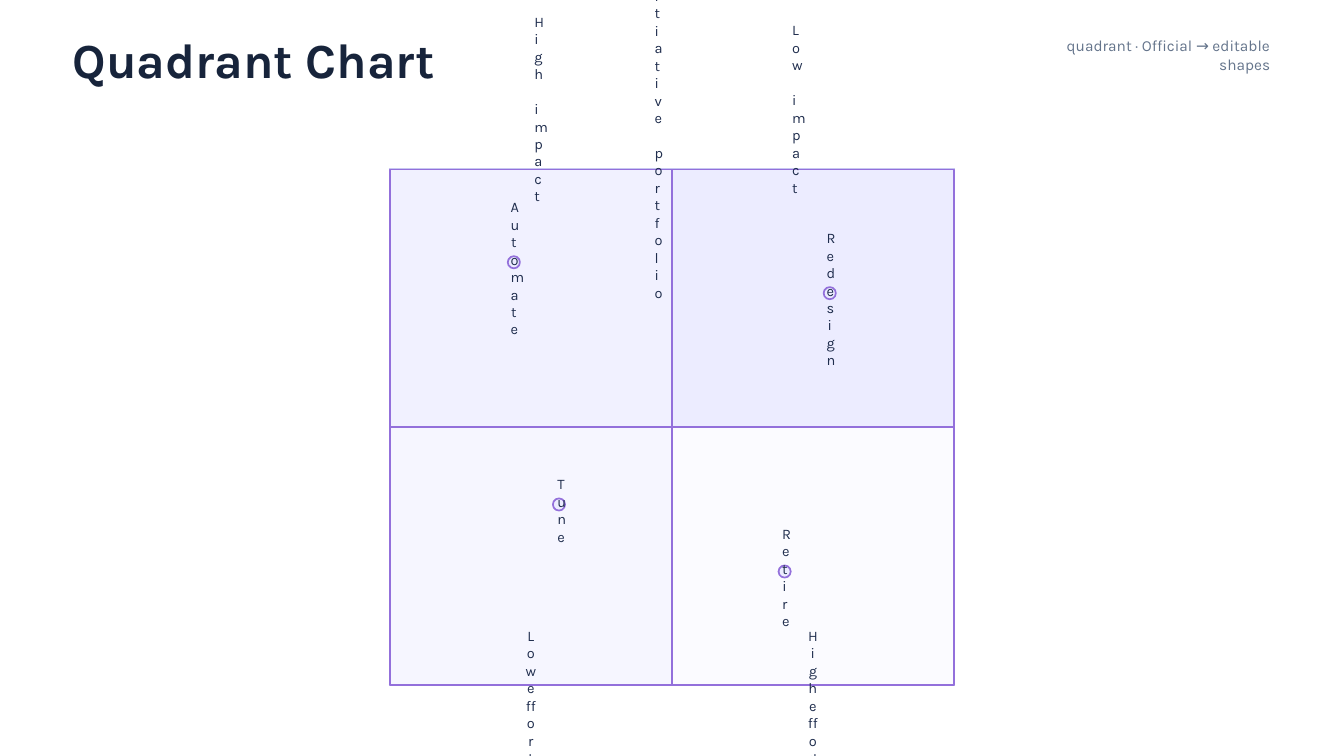
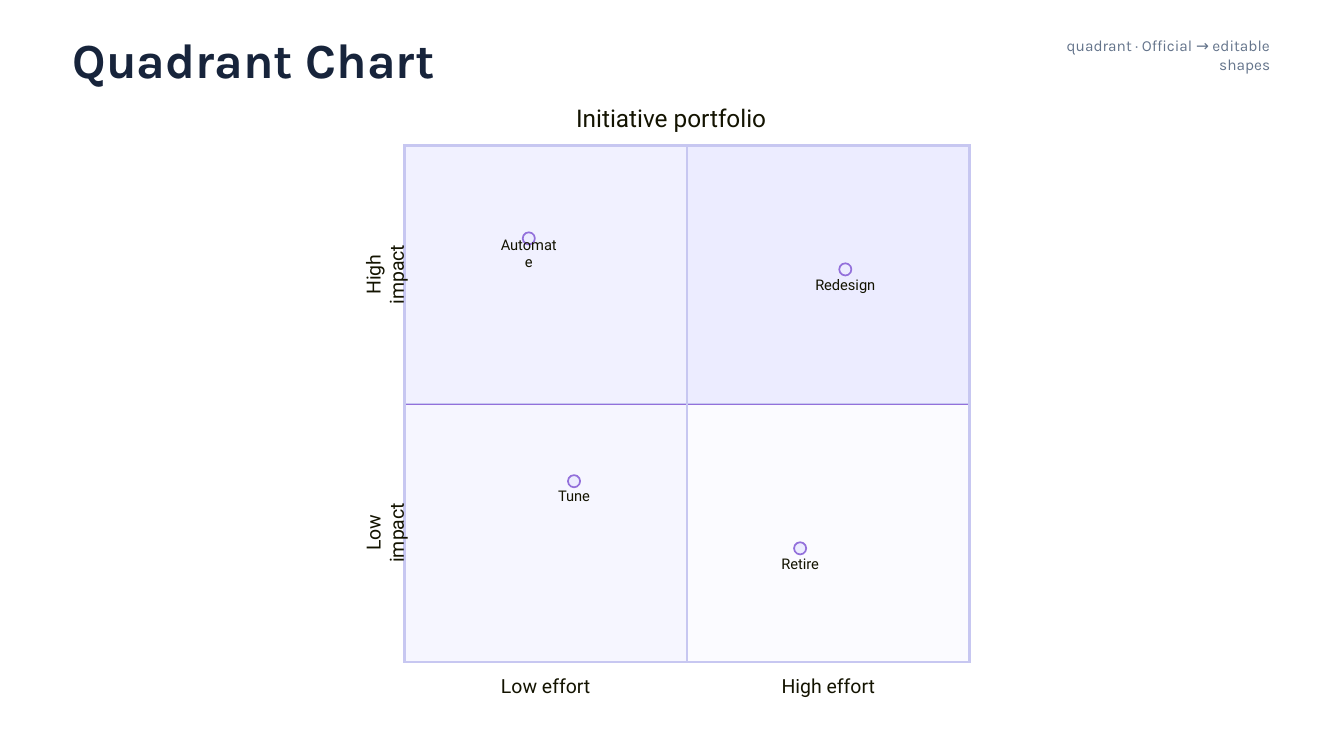
Before and after one commit to sci-gen/diagram-pptx, a slide deck: slide 10 of examples/mermaid-syntax/mermaid-11.16-gallery.pptx. Drawn at 1344x756 pixels with LibreOffice and Linux fonts; fonts in the diff are those of the drawing. Boxes give left, top, right and bottom in pixels: in the first picture for what was removed or moved away, otherwise in the second. Text is boxed around its words. In the diff, an @@ line names an element or a change of style, - is before the commit and + after.

```diff
--- a/examples/mermaid-syntax/mermaid-11.16-gallery.pptx
+++ b/examples/mermaid-syntax/mermaid-11.16-gallery.pptx
@@ text "Initiative portfolio": place and size @@
-text "Initiative portfolio" at (643,125,670,127)
+text "Initiative portfolio" at (576,108,766,132)
@@ text "Initiative portfolio" at (576,108,766,132): size 10.4 to 17.4 pt, font Karla to Roboto, text colour #1F2D4D to #131300 @@
@@ 6 lines, 4 rectangles, 2 ellipses: place and size @@
-6 lines, 4 rectangles, 2 ellipses at (388,169,956,686)
+6 lines, 4 rectangles, 2 ellipses at (403,145,971,662)
@@ text "High impact" at (360,251,410,303): size 10.4 to 13.9 pt, font Karla to Roboto, text colour #1F2D4D to #131300; rotation 0 to 270 degrees @@
@@ text "High impact": place and size @@
-text "High impact" at (534,103,536,115)
+text "High impact" at (360,251,410,303)
@@ text "Automate": place and size @@
-text "Automate" at (511,267,517,268)
+text "Automate" at (499,245,559,262)
@@ ellipse: place and size @@
-ellipse at (554,498,566,510)
+ellipse at (840,263,852,275)
@@ text "Redesign": place and size @@
-text "Redesign" at (827,298,833,299)
+text "Redesign" at (815,276,875,293)
@@ ellipse: place and size @@
-ellipse at (824,287,836,299)
+ellipse at (568,475,580,487)
@@ text "Low impact": place and size @@
-text "Low impact" at (792,104,795,115)
+text "Low impact" at (360,509,410,561)
@@ text "Low impact" at (360,509,410,561): size 10.4 to 13.9 pt, font Karla to Roboto, text colour #1F2D4D to #131300; rotation 0 to 270 degrees @@
@@ font Karla to Roboto, text colour #1F2D4D to #131300 in 4 elements at (499,245,559,262), (781,558,819,569), (815,276,875,293), (558,490,590,501) @@
@@ text "Tune": place and size @@
-text "Tune" at (558,510,561,511)
+text "Tune" at (558,490,590,501)
@@ text "Retire": place and size @@
-text "Retire" at (782,577,787,578)
+text "Retire" at (781,558,819,569)
@@ text "Low effort" at (501,678,590,694): size 10.4 to 13.9 pt, font Karla to Roboto, text colour #1F2D4D to #131300 @@
@@ text "Low effort": place and size @@
-text "Low effort" at (525,696,536,698)
+text "Low effort" at (501,678,590,694)
@@ text "High effort": place and size @@
-text "High effort" at (808,696,820,698)
+text "High effort" at (782,678,875,697)
@@ text "High effort" at (782,678,875,697): size 10.4 to 13.9 pt, font Karla to Roboto, text colour #1F2D4D to #131300 @@
```
Also in this commit, not shown: 26 other slides changed, 35 other files.
